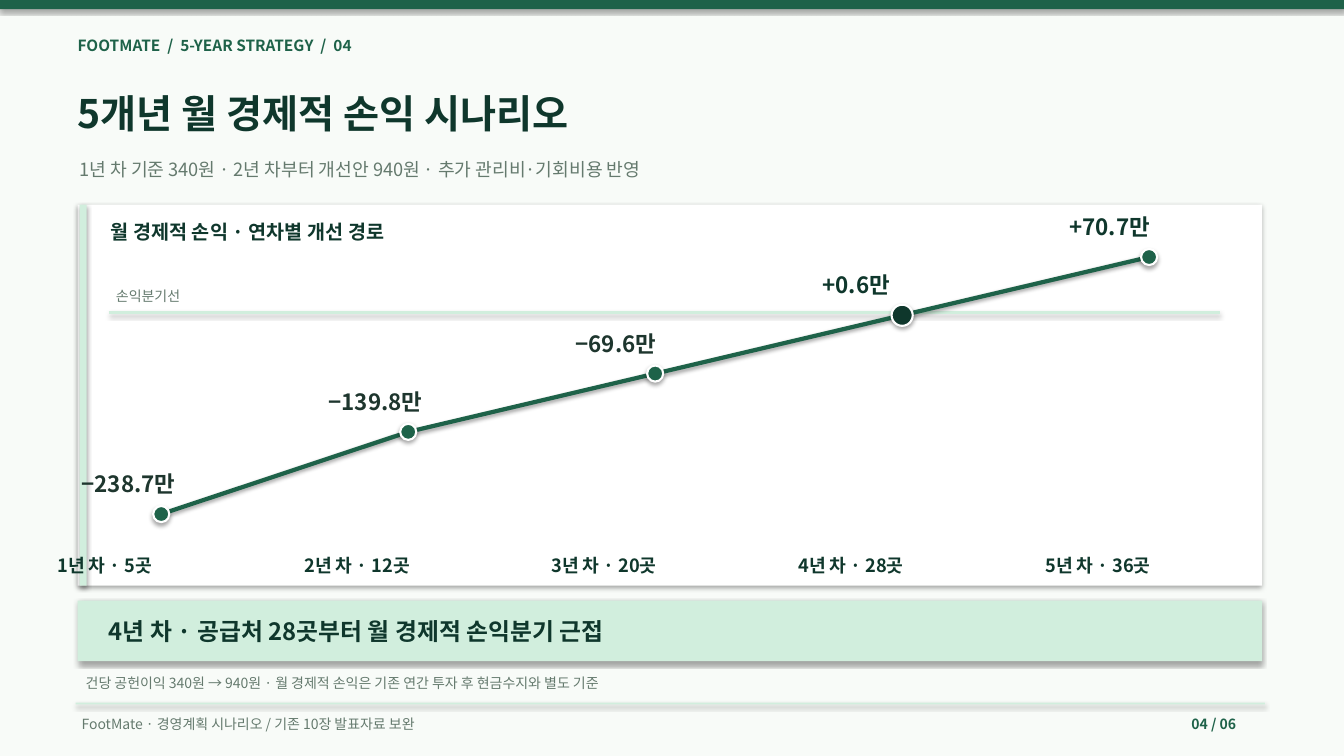
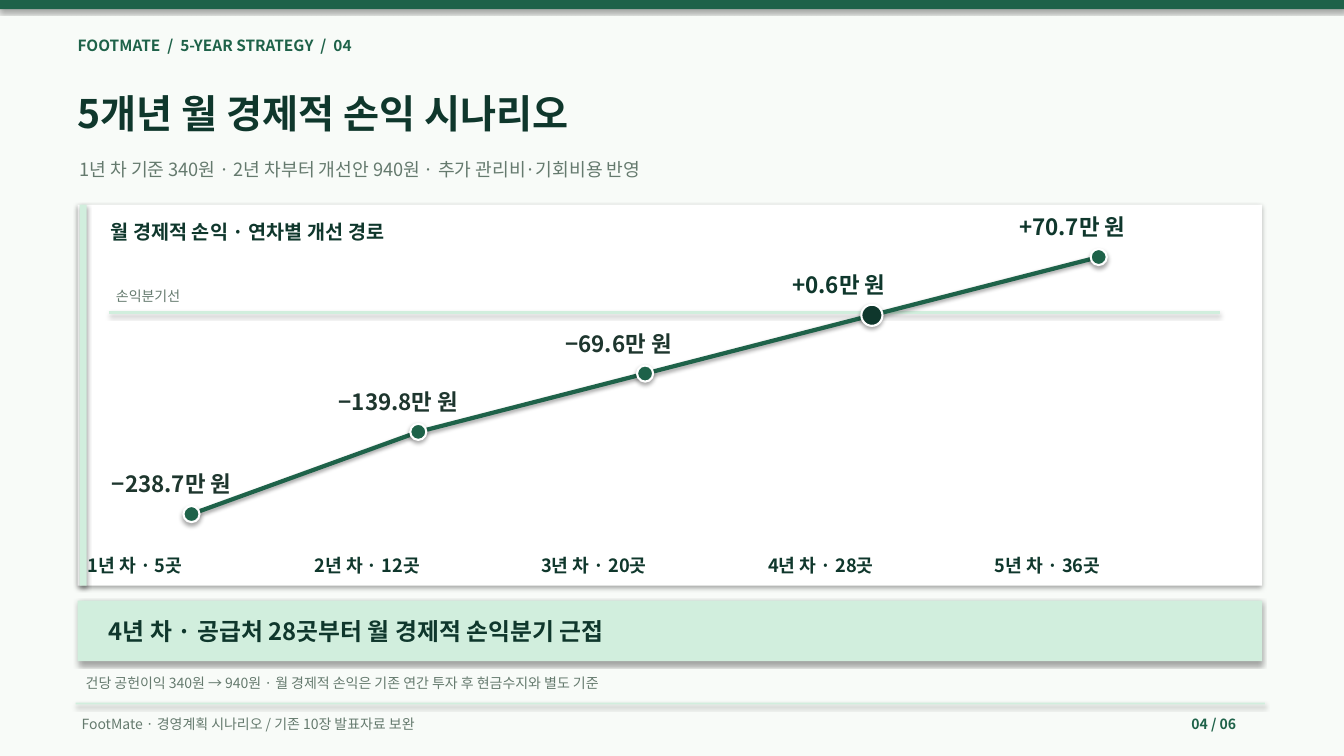
Before and after one commit to dohyunkimmm/footmate, a slide deck: slide 4 of src/case-study/downloads/footmate_5year_strategy.pptx. Drawn at 1344x756 pixels with LibreOffice and Linux fonts; fonts in the diff are those of the drawing. Boxes give left, top, right and bottom in pixels: in the first picture for what was removed or moved away, otherwise in the second. Text is boxed around its words. In the diff, an @@ line names an element or a change of style, - is before the commit and + after.

```diff
--- a/src/case-study/downloads/footmate_5year_strategy.pptx
+++ b/src/case-study/downloads/footmate_5year_strategy.pptx
@@ text at (1019, 216, 1126, 237): text changed @@
-+70.7만
++70.7만 원
@@ line moved from (902, 316) - (1149, 257) to (872, 316) - (1099, 257) @@
@@ ellipse: place and size @@
-ellipse at (1141, 249, 1157, 265)
+ellipse at (1091, 249, 1107, 265)
@@ text at (792, 274, 886, 295): text changed @@
-+0.6만
++0.6만 원
@@ line moved from (655, 374) - (902, 316) to (645, 374) - (872, 316) @@
@@ ellipse: place and size @@
-ellipse at (891, 304, 912, 326)
+ellipse at (861, 304, 882, 326)
@@ text at (565, 333, 672, 354): text changed @@
-−69.6만
+−69.6만 원
@@ line moved from (408, 432) - (655, 374) to (418, 432) - (645, 374) @@
@@ ellipse: place and size @@
-ellipse at (647, 366, 663, 382)
+ellipse at (637, 366, 653, 382)
@@ text at (339, 391, 458, 412): text changed @@
-−139.8만
+−139.8만 원
@@ line moved from (161, 514) - (408, 432) to (192, 514) - (418, 432) @@
@@ ellipse: place and size @@
-ellipse at (400, 423, 416, 440)
+ellipse at (410, 423, 426, 440)
@@ text at (112, 473, 232, 498): text changed @@
-−238.7만
+−238.7만 원
@@ ellipse: place and size @@
-ellipse at (153, 506, 169, 522)
+ellipse at (184, 506, 200, 522)
@@ text "1년 차 · 5곳": place and size @@
-text "1년 차 · 5곳" at (57, 556, 152, 574)
+text "1년 차 · 5곳" at (88, 556, 182, 574)
@@ text "2년 차 · 12곳": place and size @@
-text "2년 차 · 12곳" at (304, 556, 410, 574)
+text "2년 차 · 12곳" at (314, 556, 420, 574)
@@ text "3년 차 · 20곳": place and size @@
-text "3년 차 · 20곳" at (551, 556, 657, 574)
+text "3년 차 · 20곳" at (541, 556, 646, 574)
@@ text "4년 차 · 28곳": place and size @@
-text "4년 차 · 28곳" at (798, 556, 904, 574)
+text "4년 차 · 28곳" at (768, 556, 873, 574)
@@ text "5년 차 · 36곳": place and size @@
-text "5년 차 · 36곳" at (1045, 556, 1150, 574)
+text "5년 차 · 36곳" at (995, 556, 1100, 574)
```
Also in this commit, not shown: 1 other file.
